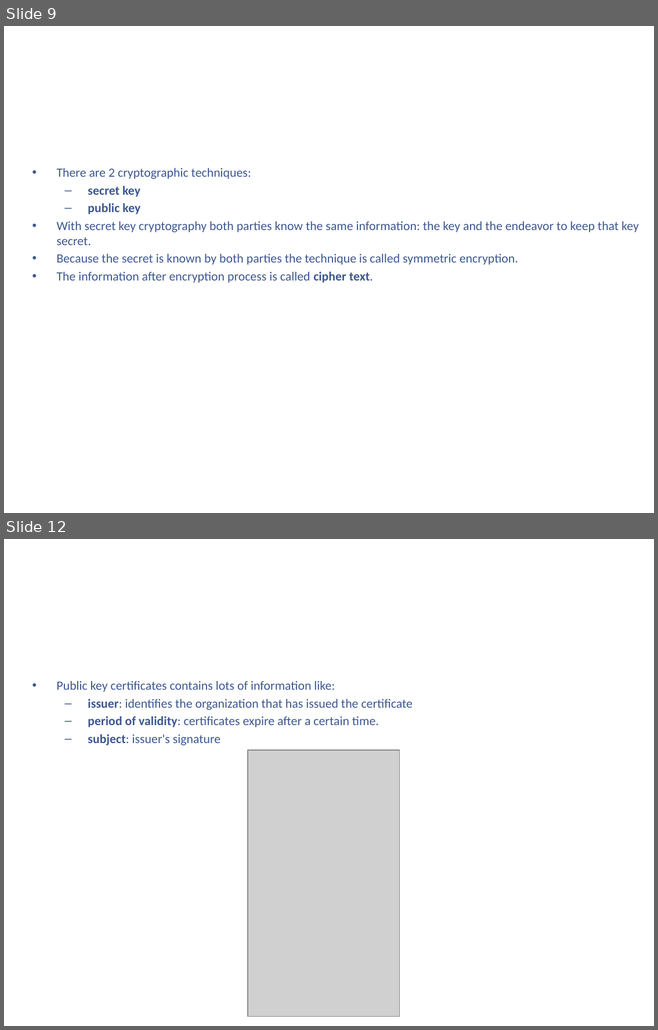
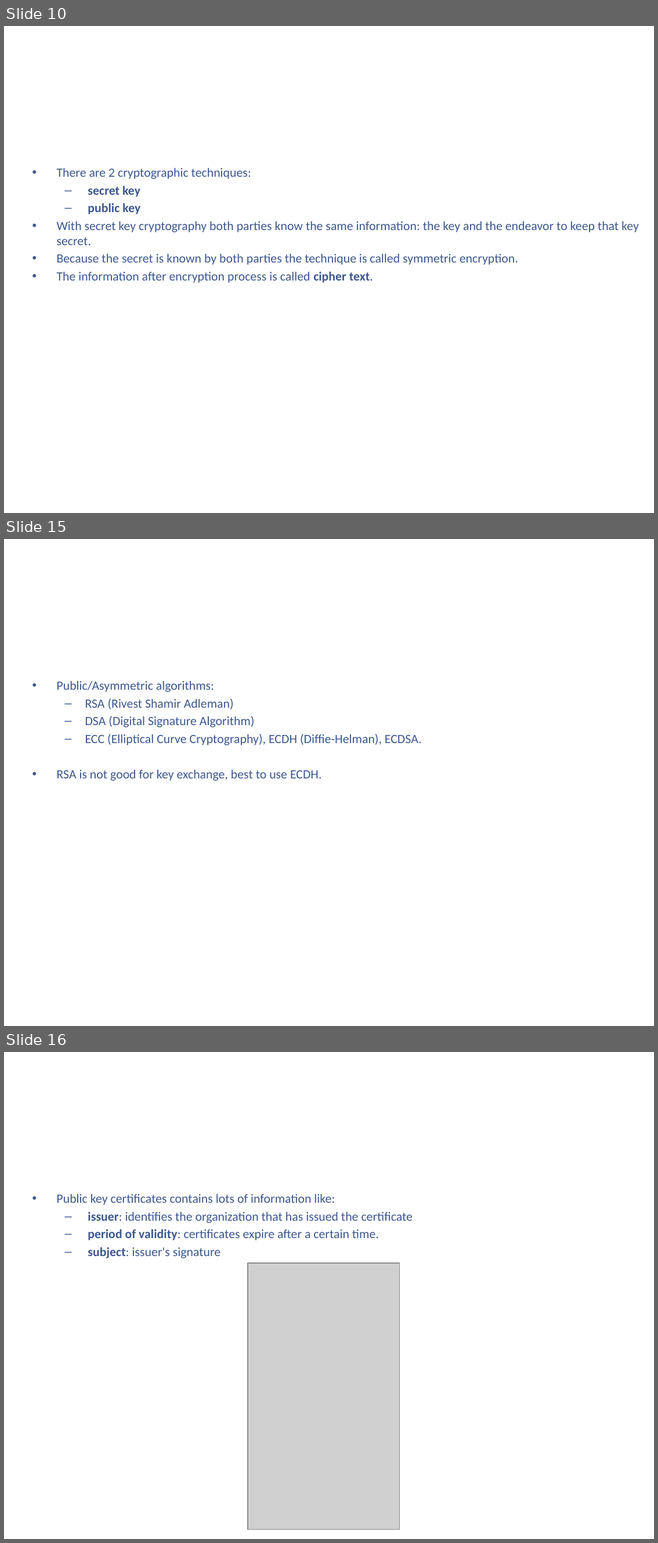
Before and after one commit to kenshincommon/ppts, a slide deck: Presentations/TLS/TLS.pptx. Shown one above the other, each under a label of ours: slides 9 and 12 before the commit, slides 10, 15 and 16 after it; the slides between them are not shown. The pictures are 658x1030 and 658x1543 pixels, drawn with LibreOffice and Linux fonts; fonts in the diff are those of the drawing; grey boxes stand for pictures; background and template pictures are left out. Boxes give left, top, right and bottom in pixels: in the first picture for what was removed or moved away, otherwise in the second. Text is boxed around its words. In the diff, an @@ line names an element or a change of style, - is before the commit and + after.

```diff
--- a/Presentations/TLS/TLS.pptx
+++ b/Presentations/TLS/TLS.pptx
@@ slide 15 added at (x1=4, y1=539, x2=654, y2=1026), background picture (left out) @@
@@ title added at (x1=36, y1=559, x2=621, y2=640), 44 pt, text #FFFFFF @@
+Cryptography (cont.)
@@ text added at (x1=57, y1=681, x2=422, y2=781), 14 pt, text #3C5790 @@
+• Public/Asymmetric algorithms:
+  – RSA (Rivest Shamir Adleman)
+  – DSA (Digital Signature Algorithm)
+  – ECC (Elliptical Curve Cryptography), ECDH (Diffie-Helman), ECDSA.
+• RSA is not good for key exchange, best to use ECDH.
@@ what was slide 9 is now slide 10 @@
@@ what was slide 12 is now slide 16 @@
```
Also in this commit, not shown: 9 slides changed, 8 other slides added, 3 other files.
